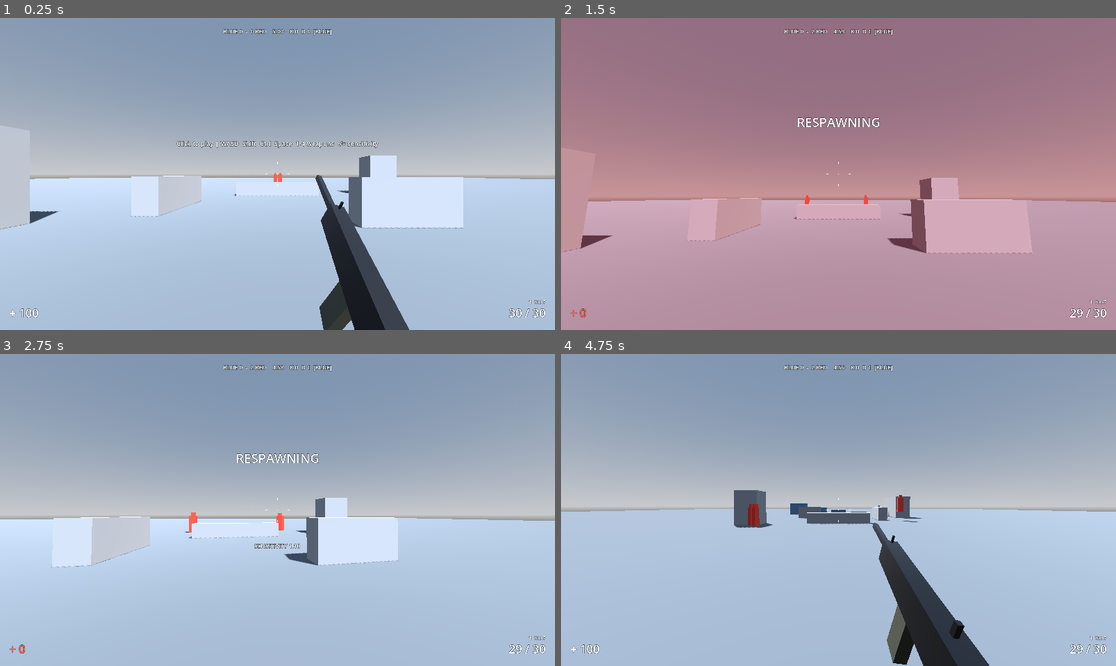
Above: before the commit, frames 1-4 (two rows, left to right).
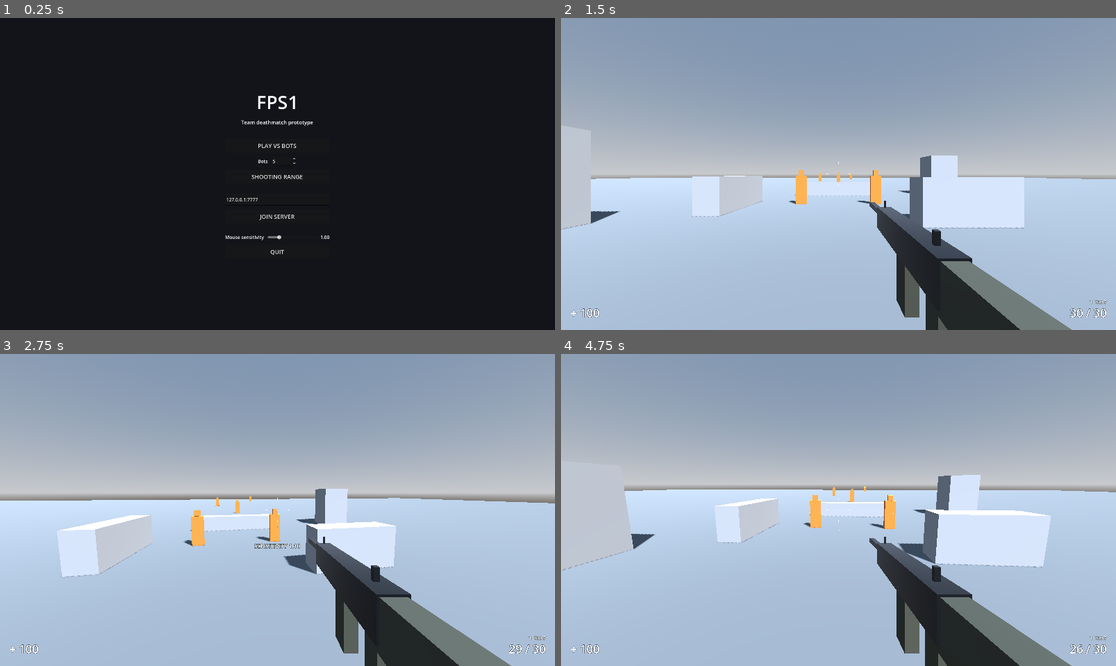
Above: after the commit, the same moments.

Repository: kosj/fps1
Game: Godot game, scene res://game/main.tscn
The game is run twice, just before and just after one commit, with the same random seed, the same clock (stepped at 60 frames per second) and the same inputs.
Inputs (mouse positions are in pixels of both pictures, inside the frame that each line leads up to):
- Up to frame 1 (0.25 s): no input
- Up to frame 2 (1.5 s): click (838, 177) at 0.5 s, where only the run after the commit has a clickable "SHOOTING RANGE"; click (838, 158) at 1.25 s, where only the run after the commit has a clickable "RESUME"
- Up to frame 3 (2.75 s): tap Enter at 2 s; move the mouse to (305, 510) at 2.02 s; hold = (sens_up) from 2.03 s (still down); right-click (305, 510) at 2.1 s; click (305, 510) at 2.17 s; tap Space (jump) at 2.27, 2.57 s; tap Ctrl (crouch) at 2.3 s
- Up to frame 4 (4.75 s): keep holding = (sens_up); move the mouse to (810, 510) at 2.77 s; tap Ctrl (crouch) at 2.85 s; tap Space (jump) at 3.02, 3.32, 4.52, 4.55 s; click (810, 510) at 3.05 s; move the mouse to (849, 503) at 3.52 s; click (849, 503) at 3.6 s; tap Shift (sprint) at 3.8, 4.35 s; move the mouse to (832, 516) at 4.27 s; click (832, 516) at 4.42 s

The runs differ from the first frame. In frame 1, 98% of the frame differs, in the area x 0-100%, y 0-100%; in frame 2, 100%; in frame 3, 16%; in frame 4, 18%.

Commit message:
Main menu, pause menu, settings, smoothed prediction corrections
- Start screen: play vs bots (with bot count), shooting range, join a
  server by address; sensitivity slider
- Pause screen on Esc: resume, sensitivity, controls, back to menu
- Settings module shared by menus and the player
- Command line and ?connect= still start directly (servers, tests)
- When a prediction correction moves the player, the camera eases to
  the new position instead of snapping (teleports still snap)
- Headless menu test in CI

Co-Authored-By: Claude Fable 5.2 <noreply@anthropic.com>
Claude-Session: https://claude.ai/code/session_01AU5XTYvP8kqhP5guiFZ1PH

Diff:
--- /dev/null
+++ b/game/core/settings.gd
@@ -0,0 +1,30 @@
+extends RefCounted
+## 사용자 설정 저장소. 감도 같은 값을 user://settings.cfg에 보관한다(웹에서는 브라우저 저장소).
+
+const PATH := "user://settings.cfg"
+const SENSITIVITY := "input/sensitivity_scale"
+const BOT_COUNT := "match/bots"
+const SERVER_ADDRESS := "match/server_address"
+const MIN_SENSITIVITY := 0.2
+const MAX_SENSITIVITY := 4.0
+
+
+## key는 "섹션/이름" 형식.
+static func read(key: String, fallback: Variant) -> Variant:
+	var config := ConfigFile.new()
+	if config.load(PATH) != OK:
+		return fallback
+	var parts := key.split("/")
+	return config.get_value(parts[0], parts[1], fallback)
+
+
+static func write(key: String, value: Variant) -> void:
+	var config := ConfigFile.new()
+	config.load(PATH)
+	var parts := key.split("/")
+	config.set_value(parts[0], parts[1], value)
+	config.save(PATH)
+
+
+static func sensitivity() -> float:
+	return clampf(float(read(SENSITIVITY, 1.0)), MIN_SENSITIVITY, MAX_SENSITIVITY)
--- a/game/net/game_session.gd
+++ b/game/net/game_session.gd
@@ -30,6 +30,10 @@
 const RemoteAvatar := preload("res://game/player/remote_avatar.gd")
 const ScriptBot := preload("res://game/bots/script_bot.gd")
 const CombatBot := preload("res://game/bots/combat_bot.gd")
+const MainMenu := preload("res://game/ui/main_menu.gd")
+const PauseMenu := preload("res://game/ui/pause_menu.gd")
+## 이 인자가 하나라도 있으면 메뉴 없이 바로 시작한다(서버, 자동 테스트, 웹 주소창 접속).
+const DIRECT_START_ARGS := ["server", "connect", "range", "spectate", "bots", "bot", "exit-after"]
 const PLAYER_SCENE := preload("res://game/player/player.tscn")
 const DEFAULT_MAP := "res://maps/graybox/graybox.tscn"
 const HISTORY_SIZE := 64
@@ -62,6 +66,9 @@
 }
 
 var _args := {}
+var _started := false
+var _menu: MainMenu
+var _pause: PauseMenu
 var _map: Node
 var _tick := 0
 var _elapsed := 0.0
@@ -105,6 +112,39 @@
 
 	_nav_points = _map.call("nav_points")
 
+	var direct := OS.has_feature("dedicated_server")
+	for key: String in DIRECT_START_ARGS:
+		direct = direct or _args.has(key)
+	if direct:
+		_start_from_args()
+	else:
+		_menu = MainMenu.new()
+		_menu.start_requested.connect(_on_start_requested)
+		add_child(_menu)
+
+
+func is_started() -> bool:
+	return _started
+
+
+func local_player():
+	return _local
+
+
+func participant_count() -> int:
+	return _peers.size()
+
+
+func menu() -> MainMenu:
+	return _menu
+
+
+func pause_menu() -> PauseMenu:
+	return _pause
+
+
+func _start_from_args() -> void:
+	_started = true
 	if _args.has("server") or OS.has_feature("dedicated_server"):
 		_start_server(int(_args.get("port", str(Protocol.DEFAULT_PORT))))
 		_add_bots(int(_args.get("bots", "0")))
@@ -122,7 +162,44 @@
 		_add_bots(int(_args.get("bots", "5")))
 
 
+func _on_start_requested(kind: String, options: Dictionary) -> void:
+	_menu.queue_free()
+	_menu = null
+	_started = true
+	match kind:
+		"join":
+			_start_client(str(options["address"]))
+		"range":
+			mode = Mode.RANGE
+			if _map.has_method("spawn_offline_targets"):
+				_map.call("spawn_offline_targets")
+			_local = _spawn_player(true, 0)
+		_:
+			mode = Mode.LOCAL_MATCH
+			_local = _add_participant(LOCAL_ID, "local")["player"]
+			_add_bots(int(options.get("bots", 5)))
+	_pause = PauseMenu.new()
+	_pause.visible = false
+	_pause.resume_requested.connect(func() -> void: Input.mouse_mode = Input.MOUSE_MODE_CAPTURED)
+	_pause.menu_requested.connect(_return_to_menu)
+	_pause.sensitivity_changed.connect(_on_sensitivity_changed)
+	add_child(_pause)
+
+
+func _on_sensitivity_changed(value: float) -> void:
+	if _local != null:
+		_local.set_sensitivity(value)
+
+
+func _return_to_menu() -> void:
+	multiplayer.multiplayer_peer = null
+	Input.mouse_mode = Input.MOUSE_MODE_VISIBLE
+	get_tree().reload_current_scene()
+
+
 func _physics_process(delta: float) -> void:
+	if not _started:
+		return
 	_tick += 1
 	_elapsed += delta
 	match mode:
@@ -138,7 +215,10 @@
 
 
 func _process(_delta: float) -> void:
-	if mode != Mode.CLIENT:
+	if _pause != null:
+		# 접속이 끝나기 전(_local 없음)에도 메뉴로 돌아갈 수 있게 보여 준다.
+		_pause.visible = _local == null or not _local.input_active()
+	if not _started or mode != Mode.CLIENT:
 		return
 	var render_tick := _render_tick + Engine.get_physics_interpolation_fraction()
 	for id: int in _avatars:
@@ -731,10 +811,12 @@
 	if error <= Protocol.RECONCILE_TOLERANCE and int(predicted[2]) == int(own[2]):
 		return
 	stats["corrections"] += 1
+	var before: Vector3 = _local.global_position
 	_local.restore_state(own)
 	for index in range(1, _pending.size()):
 		_local.simulate(_pending[index][1], delta, true)
 		_pending[index][2] = _local.capture_state()
+	_local.add_visual_offset(before - _local.global_position)
 
 
 # ---------------------------------------------------------------- 종료와 검증
--- a/game/player/player.gd
+++ b/game/player/player.gd
@@ -22,7 +22,10 @@
 	preload("res://game/weapons/data/shotgun_m90.tres"),
 	preload("res://game/weapons/data/sniper_lr12.tres"),
 ]
-const SETTINGS_PATH := "user://settings.cfg"
+const Settings := preload("res://game/core/settings.gd")
+## 예측 보정으로 생긴 위치 차이를 화면에서 풀어 주는 속도와, 보간하지 않고 바로 옮기는 거리.
+const CORRECTION_SMOOTHING := 12.0
+const CORRECTION_SNAP_DISTANCE := 2.0
 const BASE_SENSITIVITY := 0.002
 const ADS_SENSITIVITY_SCALE := 0.6
 const PITCH_LIMIT := 1.55
@@ -67,6 +70,7 @@
 var _prev_buttons := 0
 var _suppress_fire := false
 var _selected_slot := 0
+var _visual_offset := Vector3.ZERO
 var _step_distance := 0.0
 var _shape: CapsuleShape3D
 var _sounds := {}
@@ -100,7 +104,7 @@
 	weapon.setup(self, LOADOUT)
 	if is_local:
 		hud.set_health(health, MAX_HEALTH)
-		_load_settings()
+		sensitivity_scale = Settings.sensitivity()
 
 
 ## 입력을 받아도 되는 상태인지. 브라우저에서는 클릭으로 포인터를 잠근 뒤부터 조작한다.
@@ -245,6 +249,19 @@
 		weapon.ammo_changed.emit(ammo, weapon.data.magazine_size)
 
 
+func set_sensitivity(value: float) -> void:
+	sensitivity_scale = clampf(value, Settings.MIN_SENSITIVITY, Settings.MAX_SENSITIVITY)
+
+
+## 예측 보정으로 몸이 순간 이동했을 때 부른다. 카메라만 원래 자리에서 새 자리로 부드럽게 따라간다.
+## 판정에 쓰는 실제 위치는 바로 바뀌고 화면만 늦게 따라오므로 결과에는 영향이 없다.
+func add_visual_offset(world_offset: Vector3) -> void:
+	if not is_local or world_offset.length() > CORRECTION_SNAP_DISTANCE:
+		_visual_offset = Vector3.ZERO
+		return
+	_visual_offset += world_offset
+
+
 func show_hit(headshot: bool, killed: bool) -> void:
 	if not is_local:
 		return
@@ -268,9 +285,9 @@
 	elif event.is_action_pressed("ui_cancel"):
 		Input.mouse_mode = Input.MOUSE_MODE_VISIBLE
 	elif event.is_action_pressed("sens_down"):
-		_set_sensitivity(sensitivity_scale / 1.1)
+		_nudge_sensitivity(1.0 / 1.1)
 	elif event.is_action_pressed("sens_up"):
-		_set_sensitivity(sensitivity_scale * 1.1)
+		_nudge_sensitivity(1.1)
 	elif event is InputEventMouseButton and event.is_pressed() and captured:
 		# 마우스 휠로 다음/이전 무기.
 		var button := (event as InputEventMouseButton).button_index
@@ -307,8 +324,11 @@
 		target_fov += SPRINT_FOV_BONUS
 	_camera.fov = lerpf(_camera.fov, target_fov, clampf(delta * 14.0, 0.0, 1.0))
 
+	_visual_offset = _visual_offset.lerp(Vector3.ZERO, clampf(delta * CORRECTION_SMOOTHING, 0.0, 1.0))
+	_camera.position = _head.global_transform.basis.inverse() * _visual_offset
+
 	hud.set_crosshair(weapon.current_spread_deg(), aim, _camera.fov)
-	hud.set_hint_visible(not input_active())
+	hud.set_hint_visible(false)
 
 
 func _tick_normal(cmd: InputCmd, pressed: int, delta: float) -> void:
@@ -499,18 +519,10 @@
 	view_model.play_reload(WeaponController.SWITCH_TIME)
 
 
-func _set_sensitivity(value: float) -> void:
-	sensitivity_scale = clampf(value, 0.2, 5.0)
+func _nudge_sensitivity(factor: float) -> void:
+	set_sensitivity(sensitivity_scale * factor)
+	Settings.write(Settings.SENSITIVITY, sensitivity_scale)
 	hud.show_notice("SENSITIVITY %.2f" % sensitivity_scale)
-	var config := ConfigFile.new()
-	config.set_value("input", "sensitivity_scale", sensitivity_scale)
-	config.save(SETTINGS_PATH)
-
-
-func _load_settings() -> void:
-	var config := ConfigFile.new()
-	if config.load(SETTINGS_PATH) == OK:
-		sensitivity_scale = clampf(config.get_value("input", "sensitivity_scale", 1.0), 0.2, 5.0)
 
 
 func _on_reload_started(duration: float) -> void:
--- /dev/null
+++ b/game/ui/main_menu.gd
@@ -0,0 +1,79 @@
+extends CanvasLayer
+## 시작 화면. 봇 대전, 사격 연습장, 서버 접속 중 하나를 고른다.
+## 웹 빌드에 한글 글꼴이 없어 문구는 영문이다.
+
+signal start_requested(kind: String, options: Dictionary)
+
+const MenuKit := preload("res://game/ui/menu_kit.gd")
+const Settings := preload("res://game/core/settings.gd")
+const DEFAULT_ADDRESS := "127.0.0.1:7777"
+
+var play_button: Button
+var range_button: Button
+var join_button: Button
+var address_edit: LineEdit
+var bot_count: SpinBox
+
+
+func _ready() -> void:
+	layer = 20
+	var column := MenuKit.centered_column(self, Color(0.07, 0.08, 0.1, 1.0))
+	column.add_child(MenuKit.label("FPS1", 64))
+	column.add_child(MenuKit.label("Team deathmatch prototype", 18))
+	column.add_child(_spacer(16.0))
+
+	play_button = MenuKit.button("PLAY VS BOTS")
+	play_button.pressed.connect(_on_play)
+	column.add_child(play_button)
+
+	var bots_row := HBoxContainer.new()
+	bots_row.alignment = BoxContainer.ALIGNMENT_CENTER
+	bots_row.add_theme_constant_override("separation", 12)
+	bots_row.add_child(MenuKit.label("Bots", 16))
+	bot_count = SpinBox.new()
+	bot_count.min_value = 1
+	bot_count.max_value = 11
+	bot_count.value = int(Settings.read(Settings.BOT_COUNT, 5))
+	bots_row.add_child(bot_count)
+	column.add_child(bots_row)
+
+	range_button = MenuKit.button("SHOOTING RANGE")
+	range_button.pressed.connect(func() -> void: start_requested.emit("range", {}))
+	column.add_child(range_button)
+	column.add_child(_spacer(8.0))
+
+	address_edit = LineEdit.new()
+	address_edit.text = str(Settings.read(Settings.SERVER_ADDRESS, DEFAULT_ADDRESS))
+	address_edit.placeholder_text = "host:port or wss://address"
+	address_edit.custom_minimum_size = Vector2(320.0, 40.0)
+	column.add_child(address_edit)
+	join_button = MenuKit.button("JOIN SERVER")
+	join_button.pressed.connect(_on_join)
+	column.add_child(join_button)
+	column.add_child(_spacer(8.0))
+
+	column.add_child(MenuKit.sensitivity_row(Callable()))
+	if not OS.has_feature("web"):
+		var quit_button := MenuKit.button("QUIT")
+		quit_button.pressed.connect(func() -> void: get_tree().quit())
+		column.add_child(quit_button)
+
+
+func _on_play() -> void:
+	var bots := int(bot_count.value)
+	Settings.write(Settings.BOT_COUNT, bots)
+	start_requested.emit("bots", {"bots": bots})
+
+
+func _on_join() -> void:
+	var address := address_edit.text.strip_edges()
+	if address.is_empty():
+		return
+	Settings.write(Settings.SERVER_ADDRESS, address)
+	start_requested.emit("join", {"address": address})
+
+
+func _spacer(height: float) -> Control:
+	var node := Control.new()
+	node.custom_minimum_size = Vector2(0.0, height)
+	return node
--- /dev/null
+++ b/game/ui/menu_kit.gd
@@ -0,0 +1,64 @@
+extends RefCounted
+## 메뉴 화면을 코드로 만들 때 쓰는 공통 부품.
+
+const Settings := preload("res://game/core/settings.gd")
+
+
+static func label(text: String, font_size: int) -> Label:
+	var node := Label.new()
+	node.text = text
+	node.horizontal_alignment = HORIZONTAL_ALIGNMENT_CENTER
+	node.add_theme_font_size_override("font_size", font_size)
+	return node
+
+
+static func button(text: String) -> Button:
+	var node := Button.new()
+	node.text = text
+	node.custom_minimum_size = Vector2(320.0, 48.0)
+	node.add_theme_font_size_override("font_size", 20)
+	return node
+
+
+## 어두운 배경 위 가운데에 세로로 쌓이는 상자를 만들어 돌려준다.
+static func centered_column(layer: CanvasLayer, background: Color) -> VBoxContainer:
+	var shade := ColorRect.new()
+	shade.color = background
+	shade.set_anchors_preset(Control.PRESET_FULL_RECT)
+	layer.add_child(shade)
+	var center := CenterContainer.new()
+	center.set_anchors_preset(Control.PRESET_FULL_RECT)
+	shade.add_child(center)
+	var column := VBoxContainer.new()
+	column.add_theme_constant_override("separation", 14)
+	center.add_child(column)
+	return column
+
+
+## 감도 슬라이더 한 줄. 값이 바뀌면 설정에 저장하고 on_change를 부른다.
+static func sensitivity_row(on_change: Callable) -> HBoxContainer:
+	var row := HBoxContainer.new()
+	row.add_theme_constant_override("separation", 12)
+	var caption := label("Mouse sensitivity", 16)
+	row.add_child(caption)
+	var slider := HSlider.new()
+	slider.min_value = Settings.MIN_SENSITIVITY
+	slider.max_value = Settings.MAX_SENSITIVITY
+	slider.step = 0.05
+	slider.value = Settings.sensitivity()
+	slider.custom_minimum_size = Vector2(170.0, 24.0)
+	slider.size_flags_vertical = Control.SIZE_SHRINK_CENTER
+	row.add_child(slider)
+	var readout := label("%.2f" % slider.value, 16)
+	row.add_child(readout)
+	slider.value_changed.connect(
+		func(value: float) -> void: _apply_sensitivity(value, readout, on_change)
+	)
+	return row
+
+
+static func _apply_sensitivity(value: float, readout: Label, on_change: Callable) -> void:
+	readout.text = "%.2f" % value
+	Settings.write(Settings.SENSITIVITY, value)
+	if on_change.is_valid():
+		on_change.call(value)
--- /dev/null
+++ b/game/ui/pause_menu.gd
@@ -0,0 +1,31 @@
+extends CanvasLayer
+## 일시 정지 화면. Esc로 마우스 잠금이 풀리면 나타난다.
+## 네트워크 대전은 멈추지 않으므로 화면만 가리고 조작을 쉰다.
+
+signal resume_requested
+signal menu_requested
+signal sensitivity_changed(value: float)
+
+const MenuKit := preload("res://game/ui/menu_kit.gd")
+
+var resume_button: Button
+var menu_button: Button
+
+
+func _ready() -> void:
+	layer = 10
+	var column := MenuKit.centered_column(self, Color(0.0, 0.0, 0.0, 0.55))
+	column.add_child(MenuKit.label("PAUSED", 40))
+	resume_button = MenuKit.button("RESUME")
+	resume_button.pressed.connect(func() -> void: resume_requested.emit())
+	column.add_child(resume_button)
+	column.add_child(
+		MenuKit.sensitivity_row(func(value: float) -> void: sensitivity_changed.emit(value))
+	)
+	column.add_child(
+		MenuKit.label("WASD move   Shift sprint   Ctrl crouch / slide   Space jump / mantle", 14)
+	)
+	column.add_child(MenuKit.label("LMB fire   RMB aim   R reload   1-4 or wheel weapons", 14))
+	menu_button = MenuKit.button("MAIN MENU")
+	menu_button.pressed.connect(func() -> void: menu_requested.emit())
+	column.add_child(menu_button)
--- /dev/null
+++ b/tests/smoke/menu_smoke.gd
@@ -0,0 +1,52 @@
+extends Node
+## 헤드리스 메뉴 테스트: 시작 화면이 뜨고, 버튼으로 봇 대전이 시작되고, 일시 정지 화면이 준비되는지 확인한다.
+## 실행: godot --headless --fixed-fps 60 res://tests/smoke/menu_smoke.tscn
+
+const MAIN_SCENE := preload("res://game/main.tscn")
+
+var _game: Node
+var _tick := 0
+var _failures := PackedStringArray()
+
+
+func _ready() -> void:
+	_game = MAIN_SCENE.instantiate()
+	add_child(_game)
+
+
+func _physics_process(_delta: float) -> void:
+	_tick += 1
+	match _tick:
+		5:
+			var menu: Node = _game.call("menu")
+			_expect(menu != null, "no main menu without command line arguments")
+			_expect(not _game.call("is_started"), "match started before a menu choice")
+			if menu != null:
+				menu.get("bot_count").set("value", 3)
+				menu.get("play_button").emit_signal("pressed")
+		30:
+			_expect(_game.call("is_started"), "PLAY VS BOTS did not start the match")
+			_expect(_game.call("menu") == null, "main menu is still open after starting")
+			_expect(_game.call("local_player") != null, "no local player after starting")
+			var count: int = _game.call("participant_count")
+			_expect(count == 4, "expected the player and 3 bots, found %d participants" % count)
+			var pause: Node = _game.call("pause_menu")
+			_expect(pause != null, "no pause menu was created")
+			if pause != null:
+				_expect(pause.get("resume_button") != null, "pause menu has no resume button")
+				pause.emit_signal("sensitivity_changed", 1.5)
+		40:
+			var player: Node = _game.call("local_player")
+			var scale: float = player.get("sensitivity_scale")
+			_expect(absf(scale - 1.5) < 0.001, "pause menu sensitivity did not reach the player")
+		240:
+			# 봇 대전이 메뉴에서 시작한 뒤에도 오류 없이 몇 초간 돈다.
+			for failure in _failures:
+				printerr("MENU SMOKE FAIL ", failure)
+			print("menu smoke: %d failures" % _failures.size())
+			get_tree().quit(1 if _failures.size() > 0 else 0)
+
+
+func _expect(condition: bool, message: String) -> void:
+	if not condition:
+		_failures.append("tick %d: %s" % [_tick, message])
--- /dev/null
+++ b/tests/smoke/menu_smoke.tscn
@@ -0,0 +1,6 @@
+[gd_scene load_steps=2 format=3]
+
+[ext_resource type="Script" path="res://tests/smoke/menu_smoke.gd" id="1_smoke"]
+
+[node name="MenuSmoke" type="Node"]
+script = ExtResource("1_smoke")
